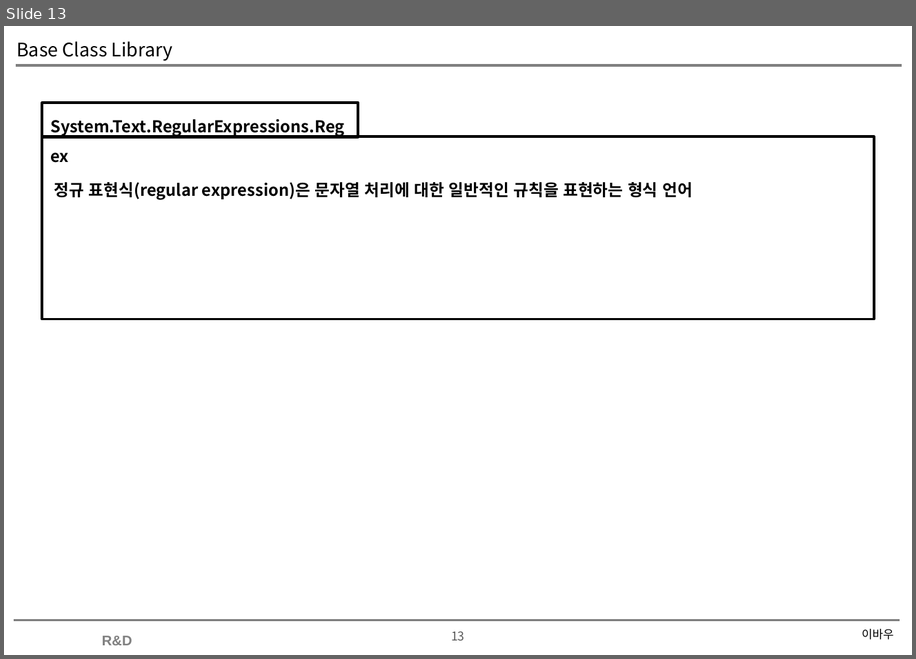
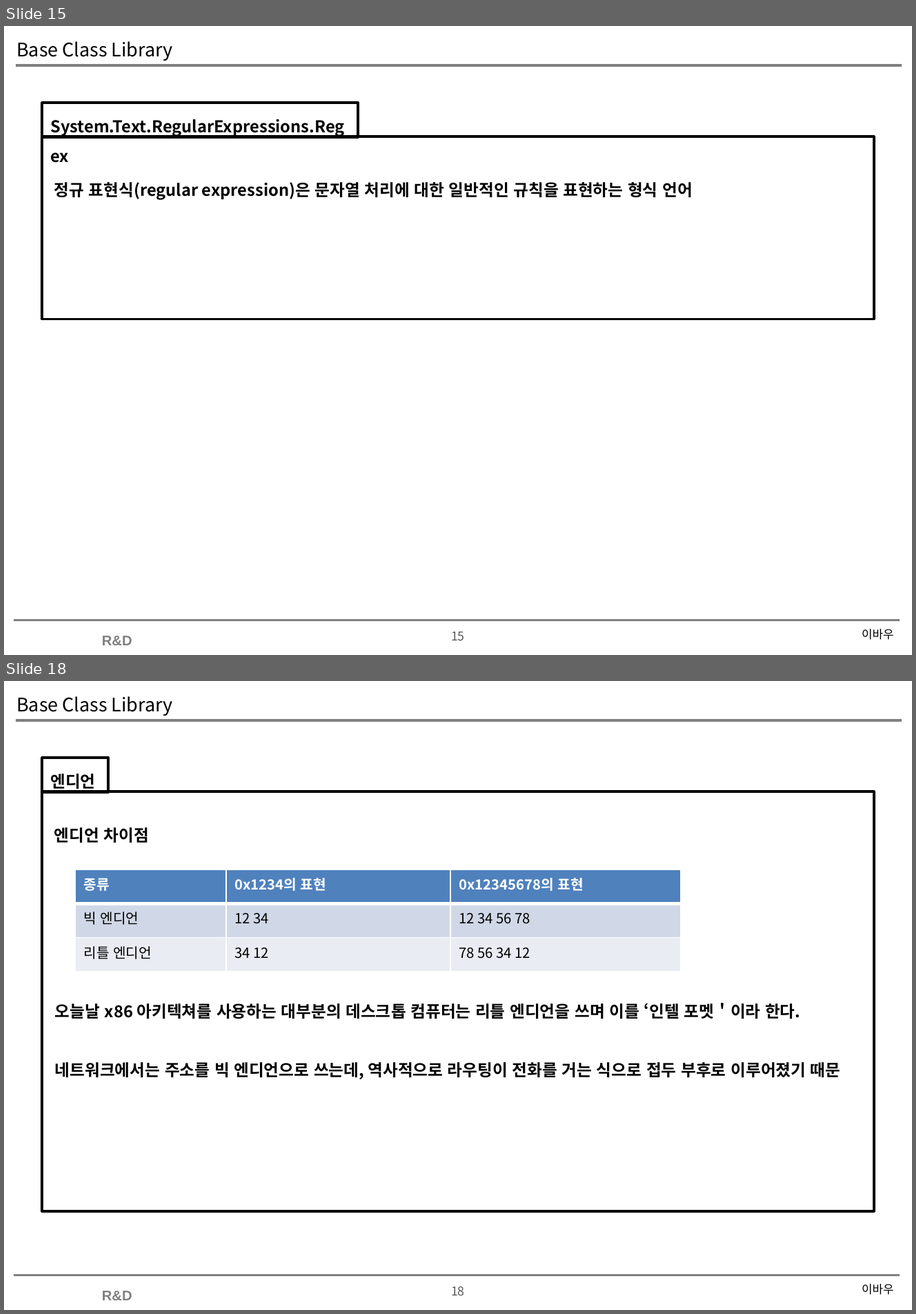
Before and after one commit to soultomind/CSharpStudy, a slide deck: CSharpStudy.Day20200627/Base Class Library.pptx. Shown one above the other, each under a label of ours: slide 13 before the commit, slides 15 and 18 after it; the slides between them are not shown. The pictures are 916x659 and 916x1314 pixels, drawn with LibreOffice and Linux fonts; fonts in the diff are those of the drawing; background and template pictures are left out. Boxes give left, top, right and bottom in pixels: in the first picture for what was removed or moved away, otherwise in the second. Text is boxed around its words. In the diff, an @@ line names an element or a change of style, - is before the commit and + after.

```diff
--- a/CSharpStudy.Day20200627/Base Class Library.pptx
+++ b/CSharpStudy.Day20200627/Base Class Library.pptx
@@ slide 18 added at [4,681,912,1310], background #FFFFFF; not listed: 4 template elements that a slide beside it also shows @@
@@ title added at [16,696,173,716], 16 pt, text #000000 @@
+Base Class Library
@@ rectangle added at [43,758,109,793], outline #000000 2.25 pt, 14 pt, text #000000, bold @@
+엔디언
@@ rectangle added at [43,791,874,1211], outline #000000 2.25 pt, 14 pt, text #000000, bold @@
+엔디언 차이점
+오늘날 x86 아키텍쳐를 사용하는 대부분의 데스크톱 컴퓨터는 리틀 엔디언을 쓰며 이를 ‘인텔 포멧＇이라 한다.
+네트워크에서는 주소를 빅 엔디언으로 쓰는데, 역사적으로 라우팅이 전화를 거는 식으로 접두 부후로 이루어졌기 때문
@@ table added at [75,869,681,972], 3 rows, 3 columns @@
+종류 | 0x1234의 표현 | 0x12345678의 표현
+빅 엔디언 | 12 34 | 12 34 56 78
+리틀 엔디언 | 34 12 | 78 56 34 12
@@ text added at [862,1283,893,1294], 10 pt, text #000000 @@
+이바우
@@ what was slide 13 is now slide 15 @@
@@ page number at [451,631,465,640]: text changed @@
-13
+15
```
Also in this commit, not shown: 2 slides changed, 3 other slides added, 1 other file.
